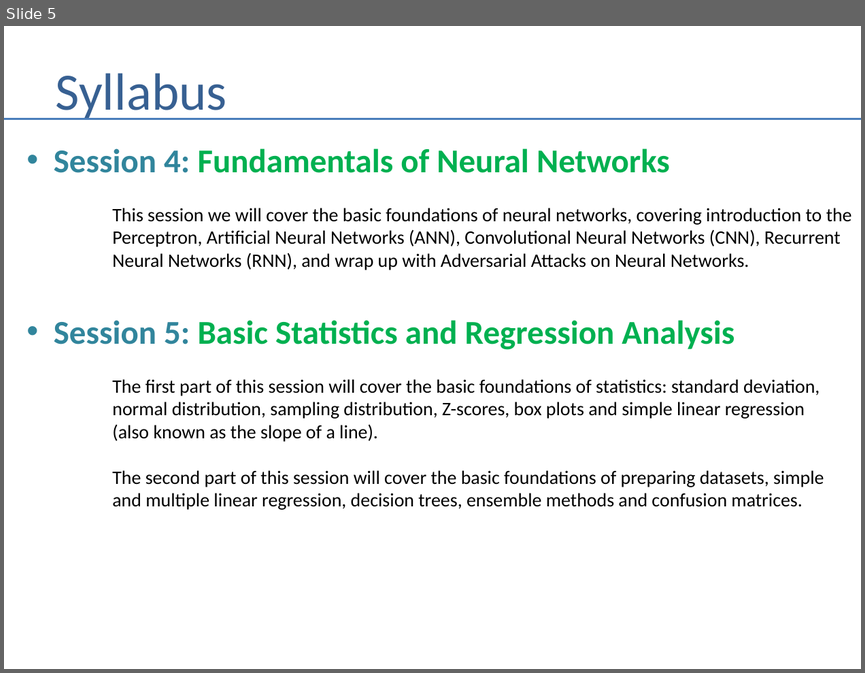
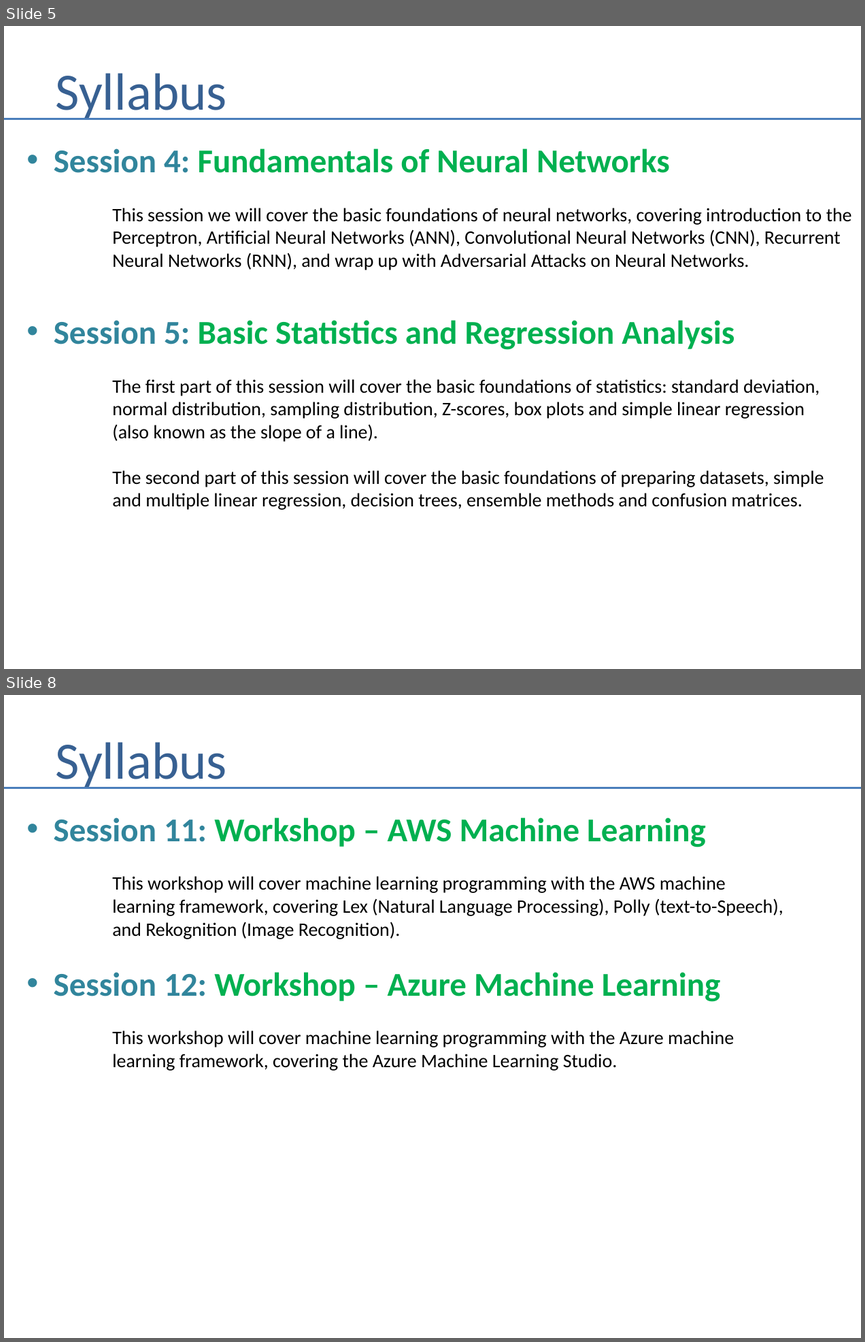
Before and after one commit to andrewferlitsch/Portland-Data-Science-Group, a slide deck: Presentations/AI Training Syllabus.pptx. Shown one above the other, each under a label of ours: slide 5 before the commit, slides 5 and 8 after it; the slides between them are not shown. The pictures are 865x673 and 865x1342 pixels, drawn with LibreOffice and Linux fonts; fonts in the diff are those of the drawing. Boxes give left, top, right and bottom in pixels: in the first picture for what was removed or moved away, otherwise in the second. Text is boxed around its words. In the diff, an @@ line names an element or a change of style, - is before the commit and + after.

Commit message:
finish syllabus

```diff
--- a/Presentations/AI Training Syllabus.pptx
+++ b/Presentations/AI Training Syllabus.pptx
@@ slide 8 added at (4,695,861,1338), background #FFFFFF @@
@@ title added at (56,742,227,789), 44 pt, text #376092 @@
+Syllabus
@@ line added from (4, 787) to (861, 787), #4B7EBC 1.5 pt @@
@@ text added at (54,817,783,1070), 16 pt, text #000000 @@
+• Session 11: Workshop – AWS Machine Learning
+This workshop will cover machine learning programming with the AWS machine
+learning framework, covering Lex (Natural Language Processing), Polly (text-to-Speech),
+and Rekognition (Image Recognition).
+• Session 12: Workshop – Azure Machine Learning
+This workshop will cover machine learning programming with the Azure machine
+learning framework, covering the Azure Machine Learning Studio.
```
Also in this commit, not shown: 1 slide changed, 1 other slide added.
